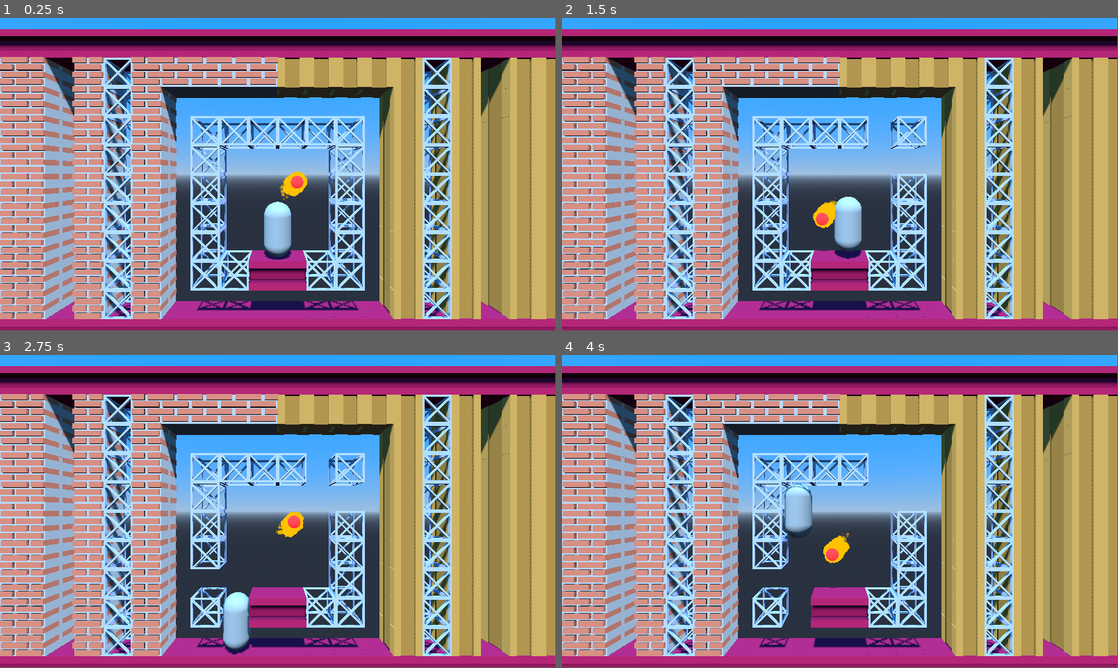
Above: before the commit, frames 1-4 (two rows, left to right).
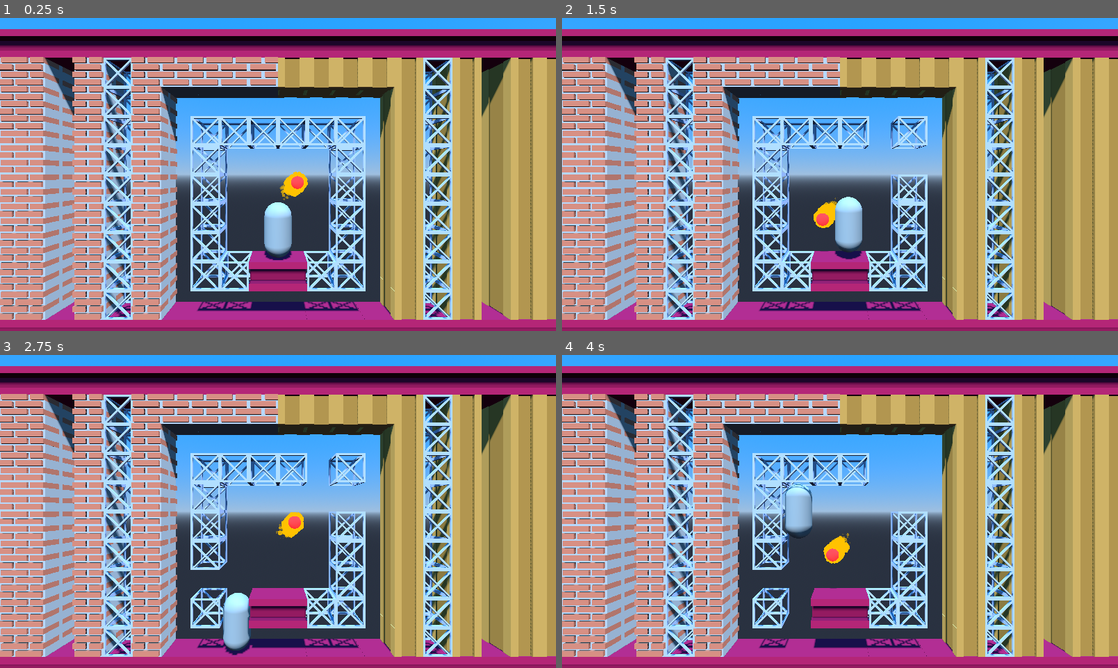
Above: after the commit, the same moments.

Repository: SnappyDragon64/Hard-Hat
Game: Godot game, scene res://sandbox.tscn
Two runs of this game, one before a commit and one after it. Both use one fixed random seed, a clock stepped at 60 frames per second and the inputs below.
Inputs:
- Up to frame 1 (0.25 s): no input
- Up to frame 2 (1.5 s): hold Right (move_right) 0.53-1.28 s; tap Space (jump) at 0.77 s; hold Left (move_left) from 1.28 s (still down)
- Up to frame 3 (2.75 s): tap Space (jump) at 1.52 s; release Left (move_left) at 2.03 s; hold Right (move_right) from 2.03 s (still down)
- Up to frame 4 (4 s): tap Space (jump) at 3.02, 3.77 s; release Right (move_right) at 3.53 s; hold Left (move_left) from 3.53 s (still down)
In our replay, the window is 799x449 before the commit and 800x450 after it. These sizes can differ from the game's own. Grey fills any space a smaller window leaves; there, only what the larger window draws over its background counts as a difference.

The runs differ from the first frame. In frame 1, 12% of the frame differs, in the area x 0-100%, y 0-99%; in frame 2, 12%; in frame 3, 11%; in frame 4, 11%.

Commit message:
Changed viewport size

Diff:
--- a/project.godot
+++ b/project.godot
@@ -17,8 +17,9 @@
 
 [display]
 
-window/size/viewport_width=1920
-window/size/viewport_height=1080
+window/size/viewport_width=1280
+window/size/viewport_height=720
+window/size/resizable=false
 
 [importer_defaults]
 
